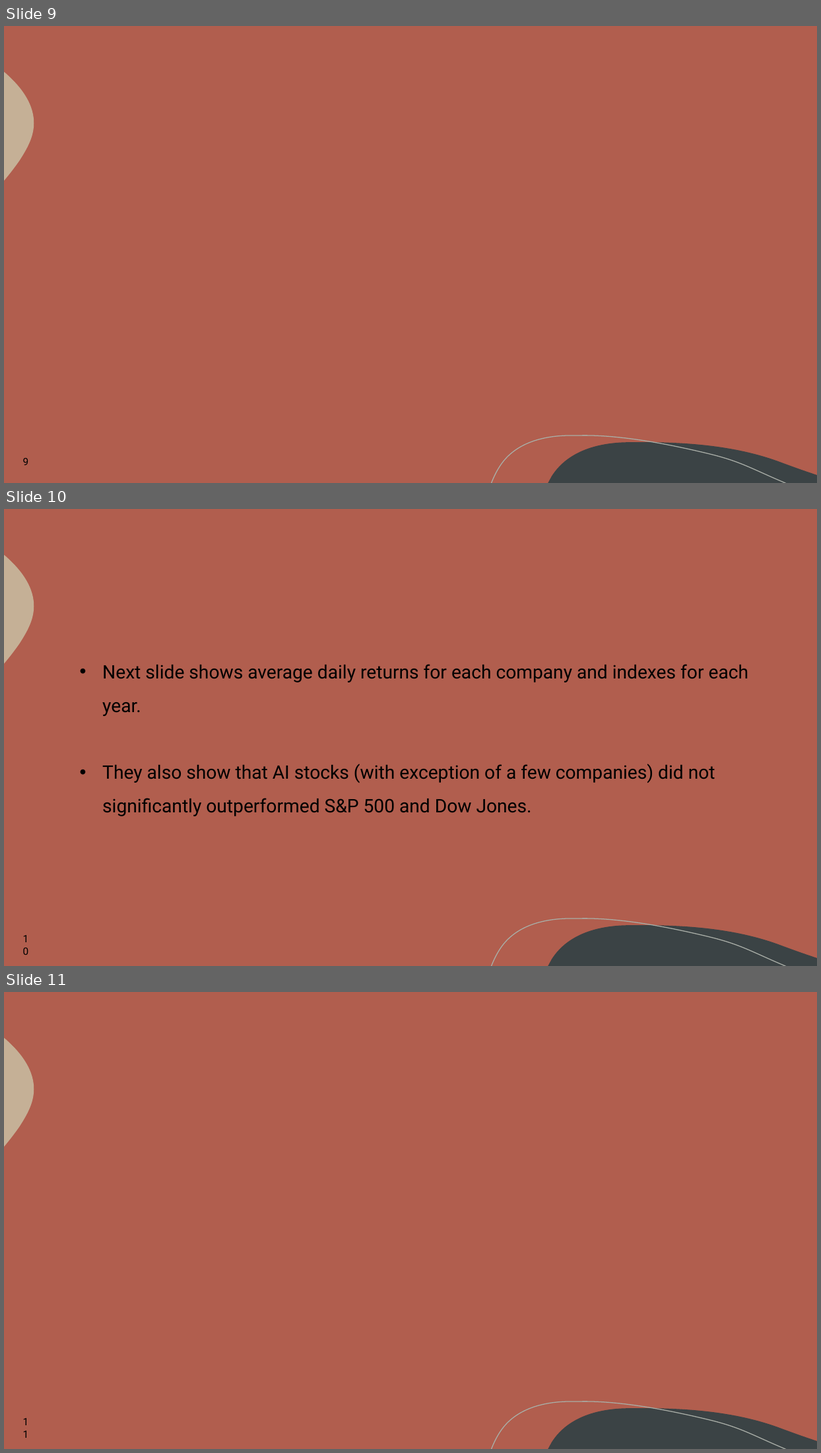
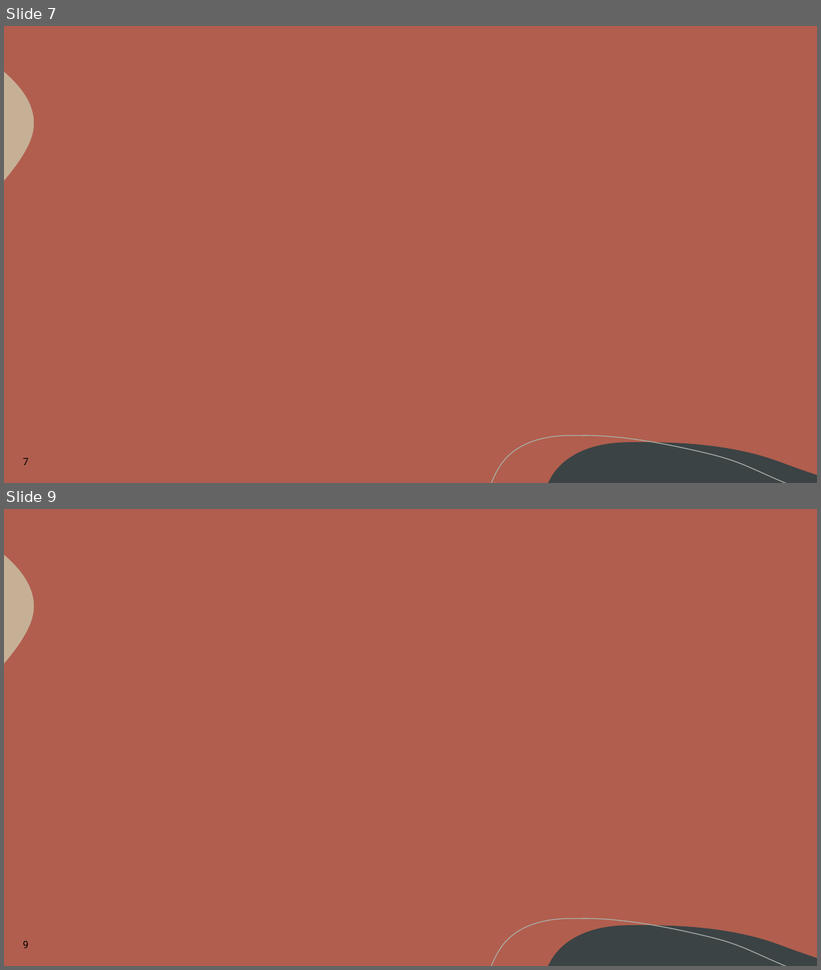
Before and after one commit to LegallyNotBlonde/Project-1, a slide deck: AIStocksProject/Presentation_Tech_Giants_Face_Off.pptx. Shown one above the other, each under a label of ours: slides 9, 10 and 11 before the commit, slides 7 and 9 after it; the slides between them are not shown. The pictures are 821x1453 and 821x970 pixels, drawn with LibreOffice and Linux fonts; fonts in the diff are those of the drawing; background and template pictures are left out. Boxes give left, top, right and bottom in pixels: in the first picture for what was removed or moved away, otherwise in the second. Text is boxed around its words. In the diff, an @@ line names an element or a change of style, - is before the commit and + after.

```diff
--- a/AIStocksProject/Presentation_Tech_Giants_Face_Off.pptx
+++ b/AIStocksProject/Presentation_Tech_Giants_Face_Off.pptx
@@ slide 10 removed at (4, 509, 817, 966), background #B15E4E; not listed: 3 template elements that a slide beside it also shows @@
@@ text removed at (102, 664, 749, 817) @@
-• Next slide shows average daily returns for each company and indexes for each year.
-• They also show that AI stocks (with exception of a few companies) did not significantly outperformed S&P 500 and Dow Jones.
@@ page number removed at (12, 933, 34, 957) @@
-10
@@ what was slide 9 is now slide 7 @@
@@ page number at (23, 458, 29, 466): text changed @@
-9
+7
@@ what was slide 11 is now slide 9 @@
@@ page number at (23, 941, 29, 949): text changed @@
-11
+9
```
Also in this commit, not shown: 15 slides changed, 4 slides added, 8 other slides removed, 1 other file.
